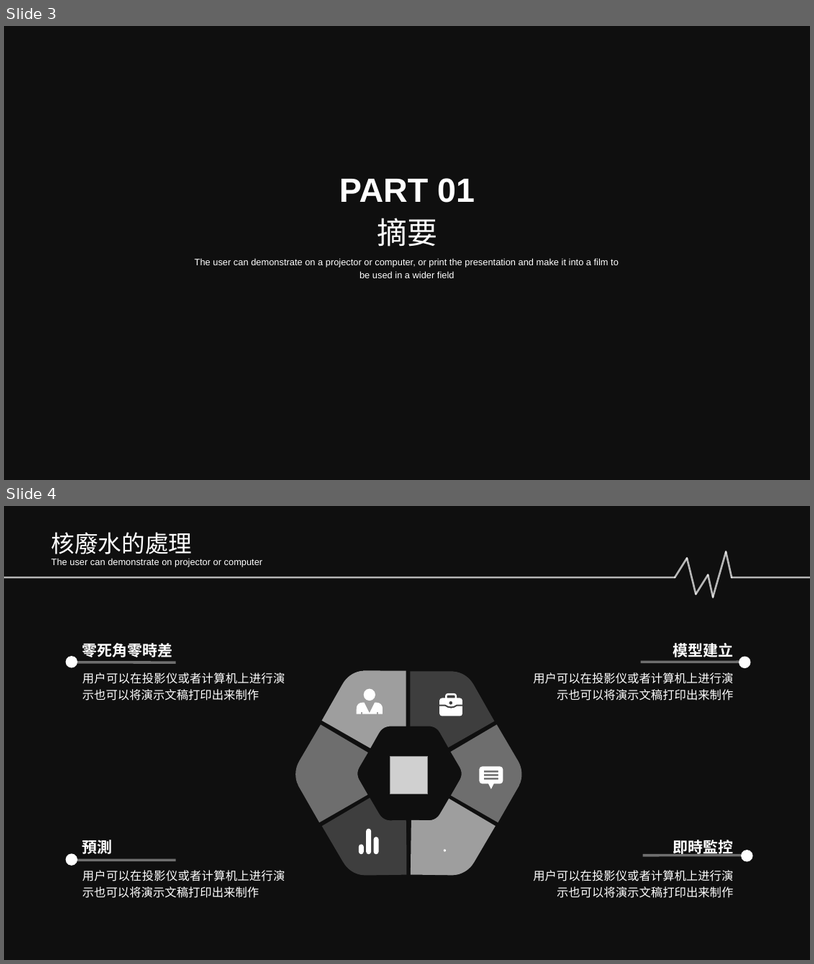
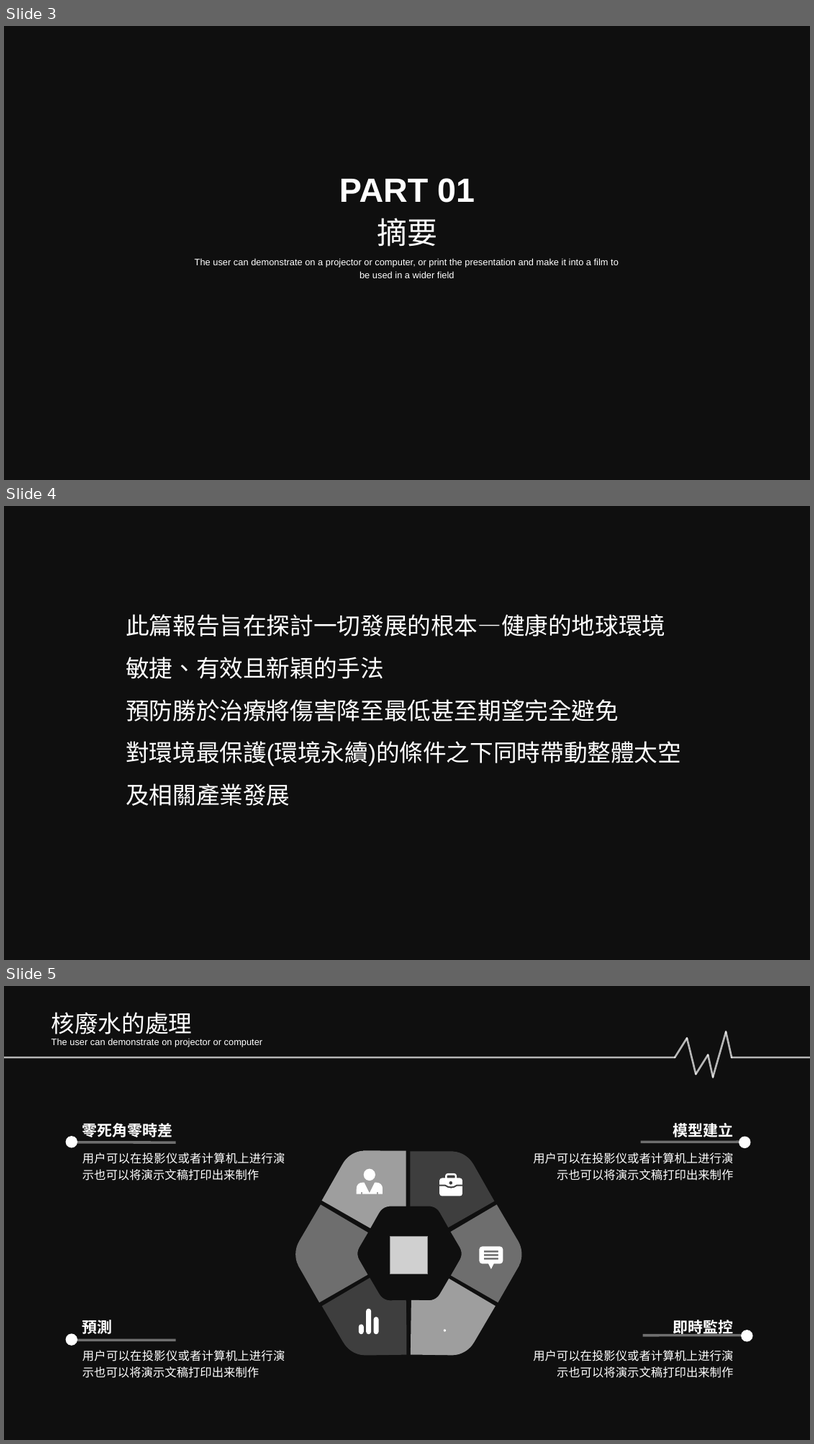
Before and after one commit to Sikako/hackthon, a slide deck: bigdata.pptx. Shown one above the other, each under a label of ours: slides 3 and 4 before the commit, slides 3, 4 and 5 after it. The pictures are 814x964 and 814x1444 pixels, drawn with LibreOffice and Linux fonts; fonts in the diff are those of the drawing; grey boxes stand for pictures; background and template pictures are left out; a plain dark background stands for a picture behind light text. Boxes give left, top, right and bottom in pixels: in the first picture for what was removed or moved away, otherwise in the second. Text is boxed around its words. In the diff, an @@ line names an element or a change of style, - is before the commit and + after.

```diff
--- a/bigdata.pptx
+++ b/bigdata.pptx
@@ slide 4 added at [4,506,810,960], background picture (left out); not listed: 1 template element that a slide beside it also shows @@
@@ text added at [126,614,682,806], 28 pt, text #FFFFFF @@
+此篇報告旨在探討一切發展的根本—健康的地球環境
+敏捷、有效且新穎的手法
+預防勝於治療將傷害降至最低甚至期望完全避免
+對環境最保護(環境永續)的條件之下同時帶動整體太空及相關產業發展
@@ what was slide 4 is now slide 5 @@
```
Also in this commit, not shown: 1 slide changed, 3 other slides added.
